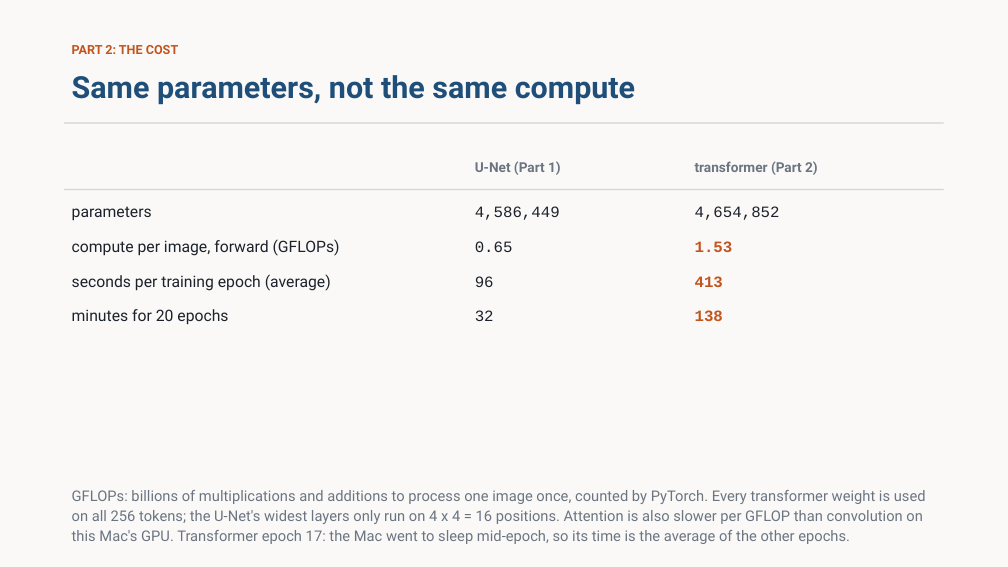
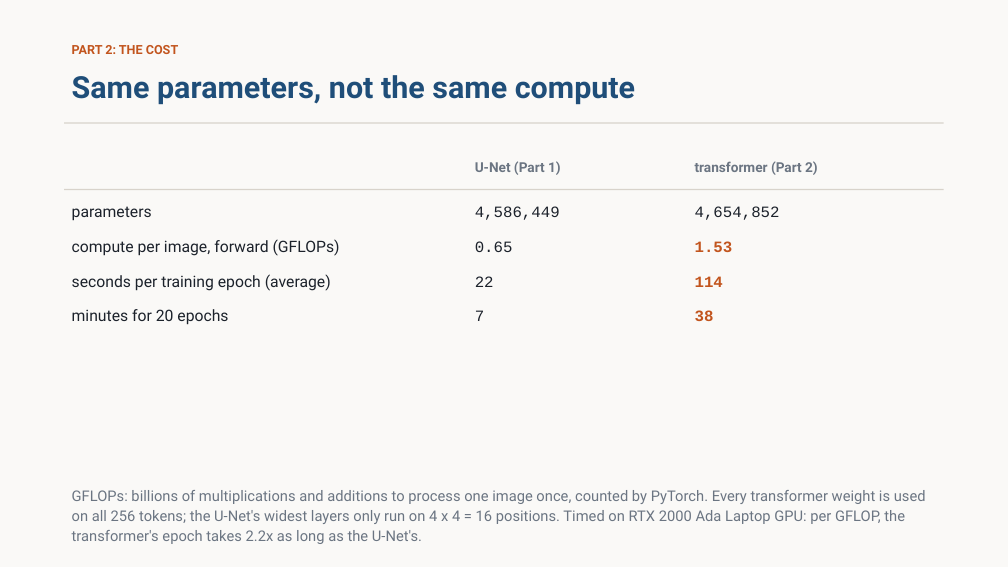
Before and after one commit to stanthemaker/tutorial_ml, a slide deck: slide 26 of week5_diffusion/slides/week5_diffusion.pptx (slide 22 before the commit). Drawn at 1008x567 pixels with LibreOffice and Linux fonts; fonts in the diff are those of the drawing. Boxes give left, top, right and bottom in pixels: in the first picture for what was removed or moved away, otherwise in the second. Text is boxed around its words. In the diff, an @@ line names an element or a change of style, - is before the commit and + after.

```diff
--- a/week5_diffusion/slides/week5_diffusion.pptx
+++ b/week5_diffusion/slides/week5_diffusion.pptx
@@ text at box(475, 276, 494, 287): text changed @@
-96
+22
@@ text at box(695, 276, 723, 287): text changed @@
-413
+114
@@ text at box(475, 310, 484, 321): text changed @@
-32
+7
@@ text at box(695, 310, 714, 321): text changed @@
-138
+38
@@ text at box(72, 490, 926, 544): text changed @@
-GFLOPs: billions of multiplications and additions to process one image once, counted by PyTorch. Every transformer weight is used on all 256 tokens; the U-Net's widest layers only run on 4 x 4 = 16 positions. Attention is also slower per GFLOP than convolution on this Mac's GPU. Transformer epoch 17: the Mac went to sleep mid-epoch, so its time is the average of the other epochs.
+GFLOPs: billions of multiplications and additions to process one image once, counted by PyTorch. Every transformer weight is used on all 256 tokens; the U-Net's widest layers only run on 4 x 4 = 16 positions. Timed on RTX 2000 Ada Laptop GPU: per GFLOP, the transformer's epoch takes 2.2x as long as the U-Net's.
```
Also in this commit, not shown: 3 other slides changed, 6 slides added, 2 slides removed, 54 other files.
